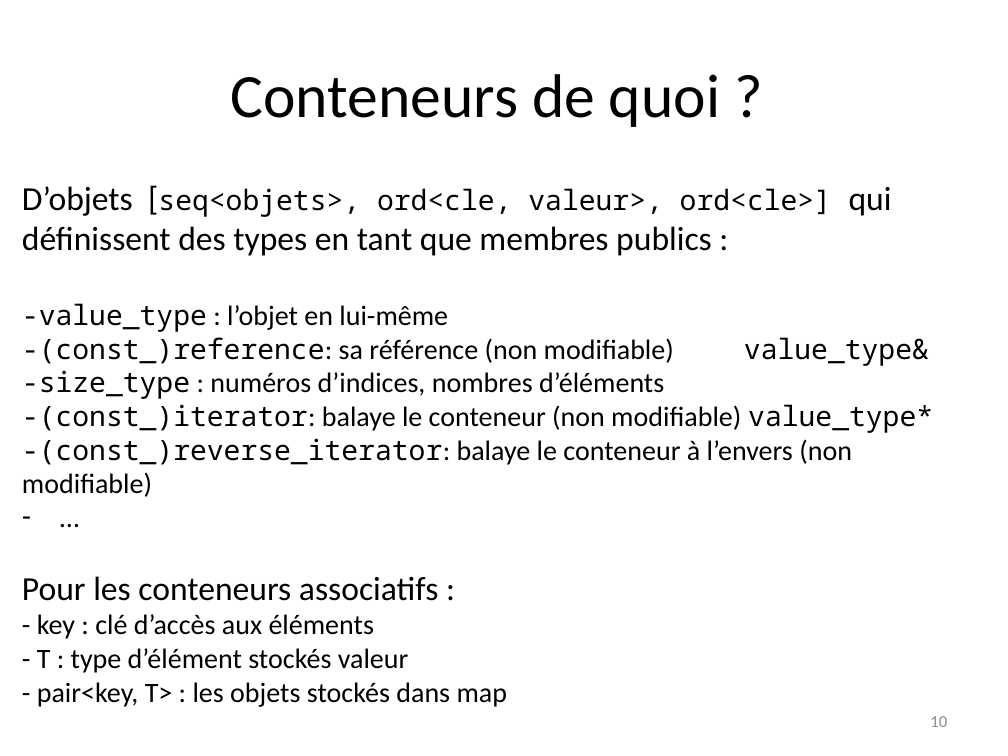
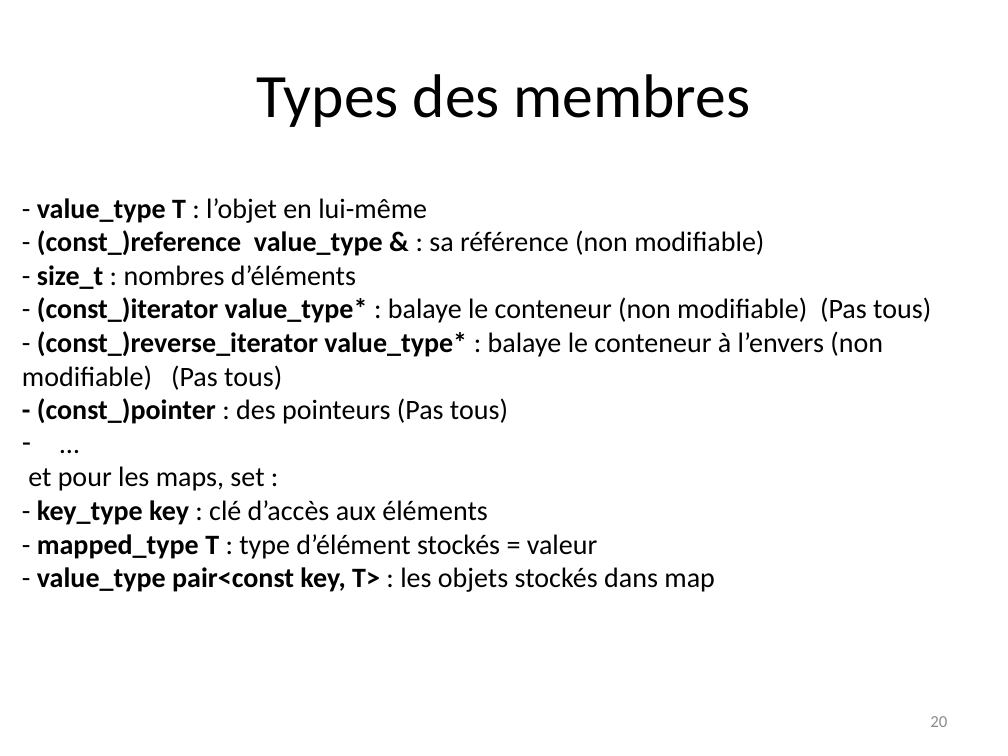
Before and after one commit to manu5801/cours-cplusplus, a slide deck: slide 20 of stl/F_C++_STL.pptx (slide 10 before the commit). Drawn at 1008x756 pixels with LibreOffice and Linux fonts; fonts in the diff are those of the drawing. Boxes give left, top, right and bottom in pixels: in the first picture for what was removed or moved away, otherwise in the second. Text is boxed around its words. In the diff, an @@ line names an element or a change of style, - is before the commit and + after.

```diff
--- a/stl/F_C++_STL.pptx
+++ b/stl/F_C++_STL.pptx
@@ title at [257,74,751,127]: text changed @@
-Conteneurs de quoi ?
+Types des membres
@@ text at [22,198,931,424]: text changed @@
-  D’objets [seq<objets>, ord<cle, valeur>, ord<cle>] qui définissent des types en tant que membres publics :
-  -value_type : l’objet en lui-même
-  -(const_)reference: sa référence (non modifiable) value_type&
-  -size_type : numéros d’indices, nombres d’éléments
-  -(const_)iterator: balaye le conteneur (non modifiable) value_type*
-  -(const_)reverse_iterator: balaye le conteneur à l’envers (non modifiable)
+  - value_type T : l’objet en lui-même
+  - (const_)reference value_type & : sa référence (non modifiable)
+  - size_t : nombres d’éléments
+  - (const_)iterator value_type* : balaye le conteneur (non modifiable) (Pas tous)
+  - (const_)reverse_iterator value_type* : balaye le conteneur à l’envers (non modifiable) (Pas tous)
+  - (const_)pointer : des pointeurs (Pas tous)
@@ text at [28,466,715,592]: text changed @@
-  Pour les conteneurs associatifs :
-  - key : clé d’accès aux éléments
-  - T : type d’élément stockés valeur
-  - pair<key, T> : les objets stockés dans map
+  et pour les maps, set :
+  - key_type key : clé d’accès aux éléments
+  - mapped_type T : type d’élément stockés = valeur
+  - value_type pair<const key, T> : les objets stockés dans map
@@ page number at [930,716,947,727]: text changed @@
-10
+20
```
Also in this commit, not shown: 65 other slides changed, 19 slides added, 8 slides removed, 11 other files.
